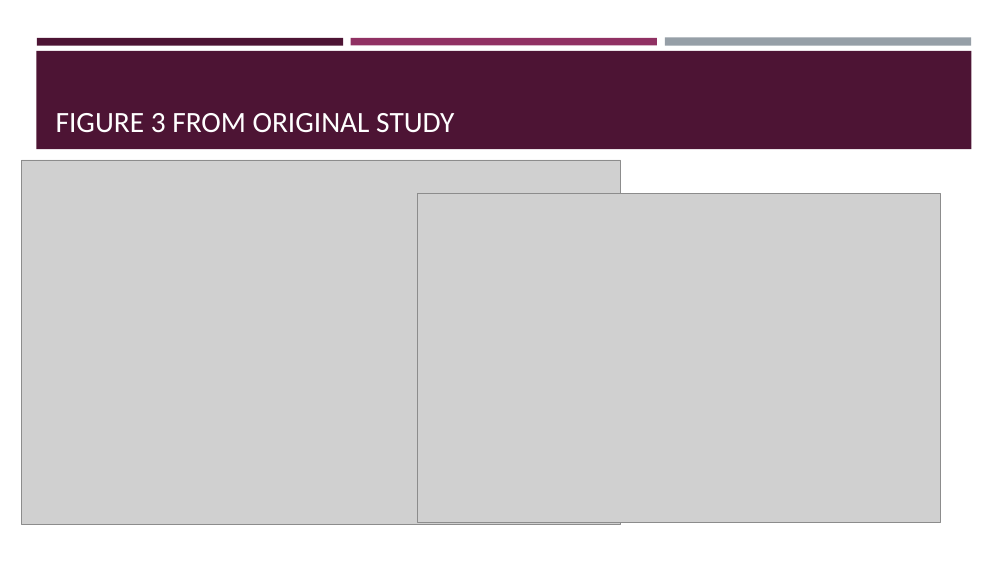
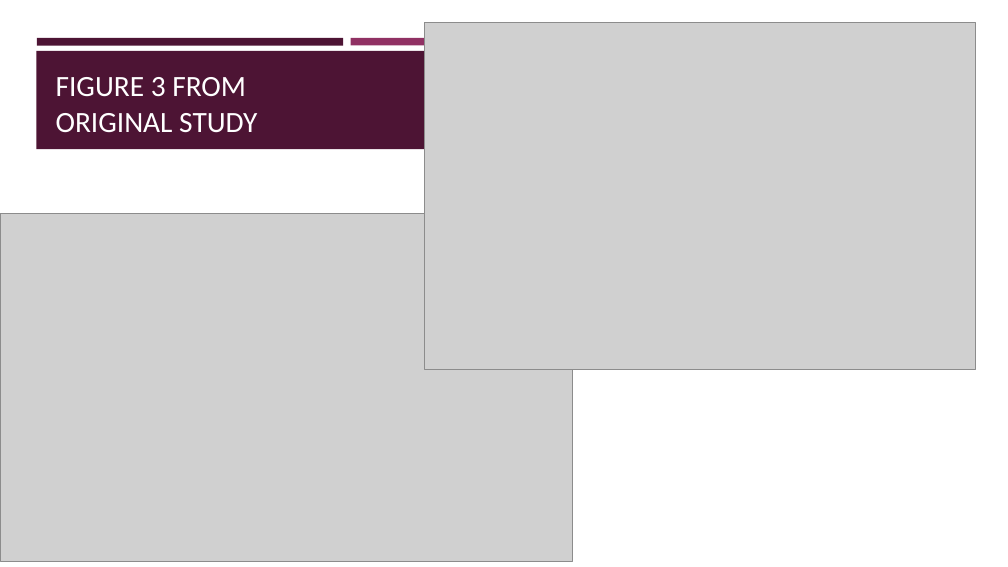
Before and after one commit to KimochiKimchi/StatsII_Spring2024, a slide deck: slide 9 of replication/my_replication/Replication Presentation.pptx (slide 8 before the commit). Drawn at 1008x567 pixels with LibreOffice and Linux fonts; fonts in the diff are those of the drawing; grey boxes stand for pictures. Boxes give left, top, right and bottom in pixels: in the first picture for what was removed or moved away, otherwise in the second. Text is boxed around its words. In the diff, an @@ line names an element or a change of style, - is before the commit and + after.

```diff
--- a/replication/my_replication/Replication Presentation.pptx
+++ b/replication/my_replication/Replication Presentation.pptx
@@ picture: place and size @@
-picture at bbox=[417, 194, 941, 523]
+picture at bbox=[424, 23, 975, 370]
@@ title "FIGURE 3 FROM ORIGINAL STUDY" rewrapped from bbox=[56, 113, 454, 133] to bbox=[56, 77, 257, 133] @@
@@ rectangle removed at bbox=[665, 38, 971, 46] @@
@@ picture: place and size @@
-picture at bbox=[21, 160, 621, 525]
+picture at bbox=[0, 213, 572, 561]
```
Also in this commit, not shown: 6 other slides changed, 1 slide added, 1 other file.
